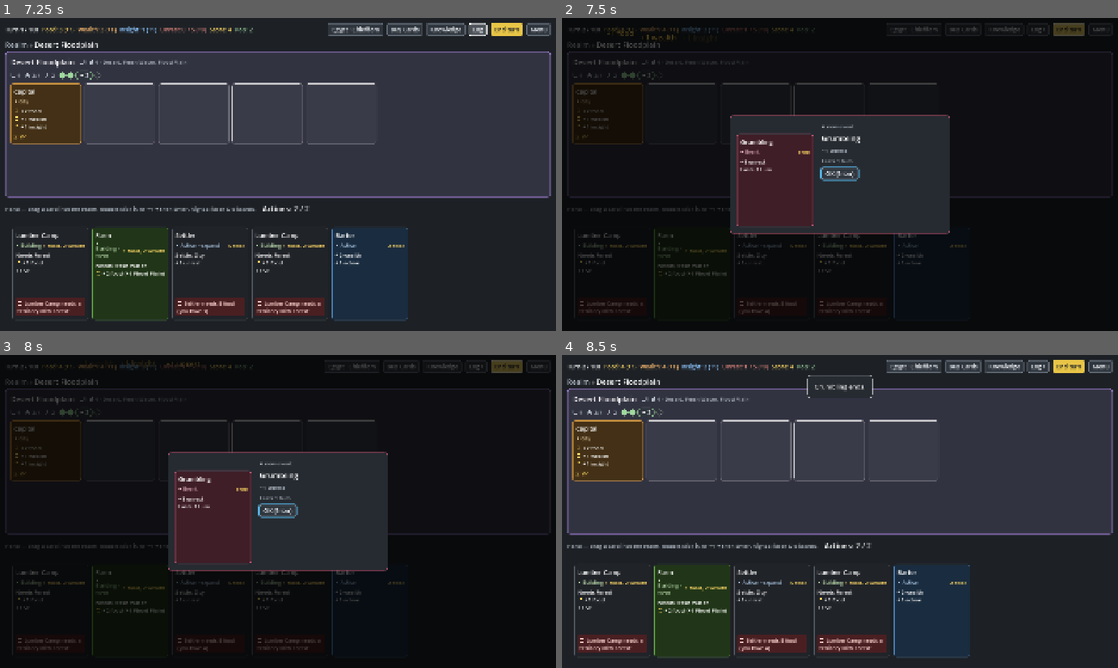
Above: before the commit, frames 1-4 (two rows, left to right).
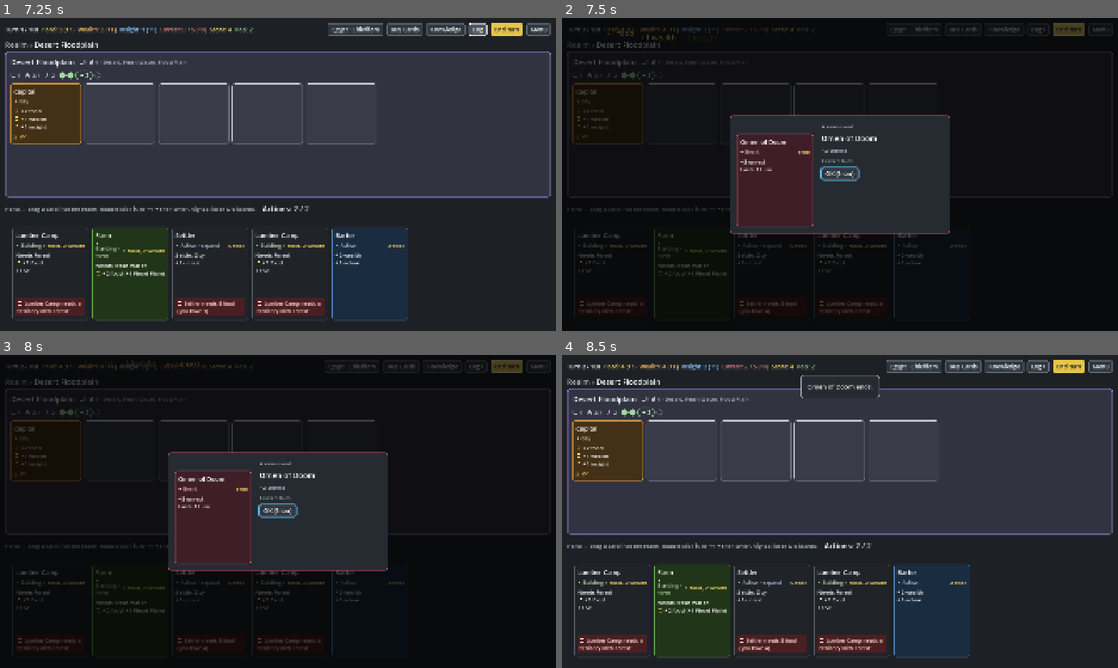
Above: after the commit, the same moments.

Repository: r888888888/4x-card-game
Game: Godot game, scene res://ui/main.tscn
Two runs of this game, one before a commit and one after it. Both use one fixed random seed, a clock stepped at 60 frames per second and the inputs below.
Inputs (mouse positions are in pixels of both pictures, inside the frame that each line leads up to):
- Up to frame 1 (7.25 s): click "New game" at 0.5 s; click "Start" at 1.25 s; tap Enter (ui_accept) at 2 s; drag from (38, 71) to (333, 105) at 2.02 s; drag from (44, 111) to (250, 237) at 2.77 s; move the mouse to (50, 274) at 3.52 s; hold Right (ui_right) 3.53-4.25 s; tap T at 3.6 s; click (50, 274) at 3.67 s; click "Egypt · Chiefdom" at 4.25 s; click "Buy Cards" at 5 s; click "Knowledge" at 5.75 s; click "Log" at 6.5 s
- Up to frame 2 (7.5 s): click "End turn" at 7.25 s
- Up to frame 3 (8 s): no input
- Up to frame 4 (8.5 s): click "OK (Enter)" at 8 s

Frame 1 is identical in both runs. In frame 2, 0.2% of the frame differs, in the area x 32-57%, y 3-47%; in frame 3, 0.2%, in the area x 30-57%, y 2-47%; in frame 4, 0.2%.

Commit message:
148: revolution events: an active revolt event lets you start Anarchy now; Revolt button; the bot revolts with an accepted government in hand
Co-Authored-By: Claude Opus 5.5 <noreply@anthropic.com>

Diff:
--- a/data/cards.json
+++ b/data/cards.json
@@ -305,6 +305,20 @@
     {
       "id": "bandit_raids", "name": "Bandit Raids", "type": "event", "tags": [], "discard": { "turns": 2 },
       "effects": [ { "op": "gain", "resource": "unrest", "amount": 1, "trigger": "upkeep" } ]
+    },
+    {
+      "id": "calls_for_reform", "name": "Calls for Reform", "type": "event", "tags": [], "discard": { "turns": 2 },
+      "revolt": true, "modifiers": { "renewal": 1 },
+      "effects": []
+    },
+    {
+      "id": "peasant_uprising", "name": "Peasant Uprising", "type": "event", "tags": [], "revolt": true,
+      "effects": [ { "op": "gain", "resource": "unrest", "amount": 1 } ]
+    },
+    {
+      "id": "radical_thinkers", "name": "Radical Thinkers", "type": "event", "tags": [], "era": 2, "discard": { "turns": 3 },
+      "revolt": true, "modifiers": { "renewal": 2 },
+      "effects": []
     },
     {
       "id": "pottery", "name": "Pottery", "type": "tech",
--- a/data/config.json
+++ b/data/config.json
@@ -66,7 +66,10 @@
     "harvest_festival": 1,
     "grumbling": 2,
     "omen_of_doom": 1,
-    "bandit_raids": 1
+    "bandit_raids": 1,
+    "calls_for_reform": 1,
+    "peasant_uprising": 1,
+    "radical_thinkers": 1
   },
   "research_deck": {
     "pottery": 1,
--- a/engine/anarchy.gd
+++ b/engine/anarchy.gd
@@ -6,7 +6,8 @@
 ## under it adds a counter; at unrest.max_counters the unrest.fallback government restores order and unrest drops to
 ## half its limit. Each new era adds unrest.era_unrest. Ways out sooner (146): a government the people accept (unrest
 ## at most half its limit), or paying unrest.relief to restore order under the fallback. Static functions on the
-## engine's state. Renewal (147): each turn that starts under Anarchy, after the draw, you must trash unrest.renewal +
+## engine's state. Revolution (148): while an event with revolt is active you may revolt, falling into Anarchy at once
+## with renewal owed. Renewal (147): each turn that starts under Anarchy, after the draw, you must trash unrest.renewal +
 ## counters + the renewal modifier cards from the discard (governments aside), each calming 1 unrest.
 
 const PLAY_ERROR := "Anarchy: only a government or an order card can be played."
@@ -80,14 +81,44 @@
 	if active(e) == null:
 		return ""
 	if card.def.type == CardDef.GOVERNMENT:
-		if card.def.unrest_limit == 0:
-			return ""
-		var accepts := (card.def.unrest_limit + e.modifier(Modifiers.UNREST_LIMIT)) / 2
-		if e.resources.get(GameEngine.UNREST, 0) > accepts:
-			return "The people won't accept %s until unrest is %d or less." % [card.def.name, accepts]
-		return ""
+		return accept_error(e, card.def)
 	var tag: String = e.config.unrest.allowed_tag
 	return "" if tag != "" and card.def.tags.has(tag) else PLAY_ERROR
+
+
+## Why government def wouldn't be accepted to end an Anarchy now, or "" (146): unrest must be at most half its limit,
+## the unrest_limit modifier added before halving; one with no limit is always accepted.
+static func accept_error(e: GameEngine, def: CardDef) -> String:
+	if def.unrest_limit == 0:
+		return ""
+	var accepts := (def.unrest_limit + e.modifier(Modifiers.UNREST_LIMIT)) / 2
+	if e.resources.get(GameEngine.UNREST, 0) > accepts:
+		return "The people won't accept %s until unrest is %d or less." % [def.name, accepts]
+	return ""
+
+
+## Why revolt would refuse, or "" (148): game over or a pending decision, Anarchy already ruling, or no active event
+## with revolt.
+static func revolt_error(e: GameEngine) -> String:
+	var blocked := e._blocked_error("revolt")
+	if blocked != "":
+		return blocked
+	if active(e) != null:
+		return "Anarchy already rules."
+	if not e.zone("active_events").cards.any(func(c): return c.def.revolt):
+		return "Only a revolutionary event lets you revolt."
+	return ""
+
+
+## Falls into Anarchy now, by choice, with renewal owed at once (148). Uses no action. False (and no change) if
+## revolt_error says no.
+static func revolt(e: GameEngine) -> bool:
+	if revolt_error(e) != "":
+		return false
+	_fall(e)
+	start_renewal(e)
+	e.changed.emit()
+	return true
 
 
 ## Why growing, buying or learning a tech is refused under Anarchy, or "".
--- a/engine/card_def.gd
+++ b/engine/card_def.gd
@@ -34,6 +34,7 @@
 var famine_guard: int = 0  # buildings: pop on their territory saved from starving each upkeep, while working
 var actions: int = 0  # governments: actions each turn while it rules (127); 0 sets none (unlimited)
 var unrest_limit: int = 0  # governments: most unrest while it rules (144); 0 sets none (no limit)
+var revolt := false  # events: while active, the player may revolt (148)
 var modifiers: Dictionary = {}  # standing modifiers while working or active, {key: non-zero int} (129)
 var discounts: Array[Dictionary] = []  # civilizations: [{filter, value, amounts: {resource: int}}] (108)
 var keywords: Array[String] = []  # territories: keyword ids from config
@@ -109,6 +110,8 @@
 		parts.append("Needs %s" % card_db[prereq].name)
 	if not eureka.is_empty():
 		parts.append(eureka_text(card_db))
+	if revolt:
+		parts.append(revolt_text())
 	if type == EVENT:
 		parts.append(lasts_text())
 	return "\n".join(parts)
@@ -149,6 +152,8 @@
 		parts.append("Needs %s researched first." % card_db[prereq].name)
 	if not eureka.is_empty():
 		parts.append(eureka_text(card_db) + ".")
+	if revolt:
+		parts.append(revolt_text())
 	if type == EVENT:
 		parts.append(lasts_text())
 	return "\n".join(parts)
@@ -207,6 +212,11 @@
 	return "\n".join(parts)
 
 
+## A revolutionary event's line (148).
+func revolt_text() -> String:
+	return "While active, you may revolt."
+
+
 ## How long an event stays active: "Lasts 1 turn" / "Lasts 2 turns".
 func lasts_text() -> String:
 	return "Lasts %d turn%s" % [discard_turns, "" if discard_turns == 1 else "s"]
--- a/engine/data_loader.gd
+++ b/engine/data_loader.gd
@@ -23,6 +23,7 @@
 	"quote": [CardDef.CIVILIZATION],
 	"actions": [CardDef.GOVERNMENT],
 	"unrest_limit": [CardDef.GOVERNMENT],
+	"revolt": [CardDef.EVENT],
 	"discounts": [CardDef.CIVILIZATION],
 	"modifiers": [CardDef.BUILDING, CardDef.CITY, CardDef.TECH, CardDef.CIVILIZATION, CardDef.GOVERNMENT, CardDef.EVENT],
 }
@@ -260,6 +261,11 @@
 	if def.type == CardDef.EVENT:
 		def.discard_turns = _parse_discard(c.get("discard", {}), errs)
 		def.has_discard = c.has("discard")
+		if c.has("revolt"):
+			if c.revolt is bool:
+				def.revolt = c.revolt
+			else:
+				errs.append("'revolt' must be true or false")
 
 	if def.type in [CardDef.TECH, CardDef.EVENT] and c.has("era"):
 		var era: Variant = Fields.as_int(c.era)
--- a/engine/game_engine.gd
+++ b/engine/game_engine.gd
@@ -293,6 +293,17 @@
 	return card.uid if card != null else -1
 
 
+## Why revolt would refuse (148): game over or a pending decision, Anarchy already ruling, or no active event that
+## lets you revolt. "" if it can.
+func revolt_error() -> String:
+	return Anarchy.revolt_error(self)
+
+
+## Starts Anarchy now, by choice, with renewal owed at once (148). False (and no change) if revolt_error says no.
+func revolt() -> bool:
+	return Anarchy.revolt(self)
+
+
 ## Why renew(uid) would refuse (147): renewal isn't pending, or uid isn't a discard card other than a government. ""
 ## if it can.
 func renew_error(uid: int) -> String:
--- a/sim/bot.gd
+++ b/sim/bot.gd
@@ -13,7 +13,8 @@
 ## explore or settle first, and tall stops settling at TALL_TERRITORIES. Every strategy but baseline then grows pop
 ## while the next upkeep would still feed everyone: growth and wealth the cheapest territory first, wide the lowest pop,
 ## tall the most housing. Every strategy plays around the unrest limit (144): see _unrest_ok; under Anarchy it plays a
-## government first (145), after 2 counters pays to restore order (146), and renews the card worth least to keep (147).
+## government first (145), after 2 counters pays to restore order (146), renews the card worth least to keep (147), and
+## revolts when a government in hand would end the Anarchy at once (148).
 
 const MAX_STEPS := 2000
 const MAX_PLAYS_PER_TURN := 40
@@ -48,6 +49,7 @@
 static func take_turn(engine: GameEngine, strategy: String) -> int:
 	var steps := 0
 	var plays := 0
+	_revolt(engine)
 	while not engine.is_over and steps < MAX_STEPS:
 		steps += 1
 		if engine.pending().get("kind", "") == GameEngine.PENDING_RENEWAL:
@@ -160,6 +162,15 @@
 		engine.restore_order()
 
 
+## Revolts at the start of the turn (148) when it may, has an action left, has a discard to renew and holds a
+## government the people would accept at once, so the Anarchy ends this turn.
+static func _revolt(engine: GameEngine) -> void:
+	if engine.revolt_error() != "" or engine.actions_left() == 0 or engine.zone("discard").is_empty():
+		return
+	if engine.zone("hand").cards.any(func(c): return c.def.type == CardDef.GOVERNMENT and Anarchy.accept_error(engine, c.def) == ""):
+		engine.revolt()
+
+
 ## The renewal option worth least to keep (147, see _keep_value); a tie goes to the first in discard order.
 static func _renewal_pick(engine: GameEngine) -> int:
 	var best := -1
--- a/tests/test_revolution.gd
+++ b/tests/test_revolution.gd
@@ -58,7 +58,6 @@
 	var e := revolt_engine("reform")
 	var recorded := record_messages(e)
 	eq(e.revolt_error(), "", "revolt_error")
-	var actions: int = e.actions_left()
 	check(e.revolt(), "revolt: %s" % e.revolt_error())
 	eq(ruling(e), "anarchy", "Anarchy rules")
 	check(uid_of(e.zone("deck"), "chiefs") != -1, "Chiefs is shuffled into the deck")
@@ -66,7 +65,7 @@
 	check_noticed(recorded, "Anarchy")
 	var p: Dictionary = e.pending()
 	eq([p.get("kind"), p.get("count")], ["renewal", 2], "renewal owed: 1 + 0 counters + Reform 1")
-	eq(e.actions_left(), actions, "revolting uses no action")
+	eq(e.actions_left(), e.actions_per_turn(), "revolting uses no action: Anarchy's 1 of 1 left")
 
 
 # --- AC3: revolt_error ---
--- a/ui/main.gd
+++ b/ui/main.gd
@@ -42,6 +42,7 @@
 var _card_before_menu_button: CardView  # the focused card when the Menu button took the focus
 var _relief: ReliefButton  # below the Realm while a Famine can be relieved
 var _restore: RestoreOrderButton  # beside it while Anarchy rules and order can be bought (146)
+var _revolt: RevoltButton  # beside them while a revolutionary event is active (148)
 var _play_area: VBoxContainer  # the sections, top to bottom: Realm (events, frontier, territories), Hand
 var _game_over: GameOverOverlay
 var _outcome := {}  # the last card_played outcome: the next _refresh flies the played card to where it was played
@@ -193,9 +194,13 @@
 	return _relief.button
 
 
-## Test hook (146): the Restore order button beside Relieve (visible or not).
+## Test hooks (146, 148): the Restore order and Revolt buttons beside Relieve (visible or not).
 func restore_order_button() -> Button:
 	return _restore.button
+
+
+func revolt_button() -> Button:
+	return _revolt.button
 
 
 ## Test hook (079): the drawn-event modal on show, {uid, id, text, lasts, summary}; {} while closed.
@@ -424,6 +429,7 @@
 	log_drawer.refresh(e)
 	_relief.refresh(e)
 	_restore.refresh(e)
+	_revolt.refresh(e)
 	identity_modal.refresh(e)
 	supply.refresh(e)
 	_outcome = {}
@@ -603,10 +609,11 @@
 		_quiet = true
 		_refresh()
 		_quiet = false)
-	var relief_row := HBoxContainer.new()  # Relieve famine and Restore order (146), each shown only when it applies
+	var relief_row := HBoxContainer.new()  # Relieve famine, Restore order (146) and Revolt (148), each when it applies
 	realm_section.add_child(relief_row)
 	_relief = ReliefButton.new(relief_row)
 	_restore = RestoreOrderButton.new(relief_row)
+	_revolt = RevoltButton.new(relief_row)
 
 	var hand_section := UIKit.section(_play_area, "Hand — drag a card into the realm, double-click it, or ←/→ then Enter. Right-click or D discards.")
 	var hand_heading := HBoxContainer.new()  # the heading, then the actions counter (127)
--- /dev/null
+++ b/ui/revolt_button.gd
@@ -0,0 +1,16 @@
+class_name RevoltButton
+extends RefCounted
+## The Revolt button below the Realm (148): shown while a revolutionary event lets you start Anarchy now.
+
+var button: Button
+
+
+func _init(parent: Control) -> void:
+	button = UIKit.button("Revolt", func(): Game.engine.revolt())
+	button.size_flags_horizontal = Control.SIZE_SHRINK_BEGIN
+	button.tooltip_text = "Start Anarchy now: your government falls into your deck, and you trash cards from your discard. Play a government the people accept to end it."
+	parent.add_child(button)
+
+
+func refresh(e: GameEngine) -> void:
+	button.visible = e.revolt_error() == ""
Not shown, added: ui/revolt_button.gd.uid
Not shown, changed: docs/backlog/148-revolution-events.md
